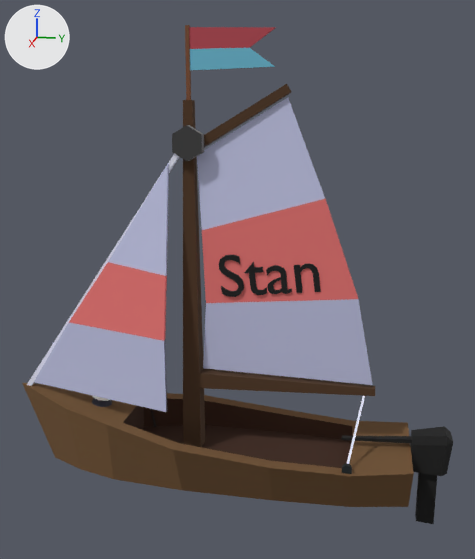
An edit to the FBX model Assets/Art Assets/Meshes/Ships/Final Ships/M_Sailboat_Ship_Stan.fbx, drawn before and after from the same camera.
Before and after are seen from a 50 mm lens placed at (10.3, 2.12, 5.7), pointed at (-0.12, 0.04, 3.09). Every picture has the same lights, and +X, +Y and +Z are marked at upper left. Where no turn or scale is listed for an object, it has been applied to the vertices.

Names of what the first picture shows: 'M_Sailboat_Ship_Stan'.
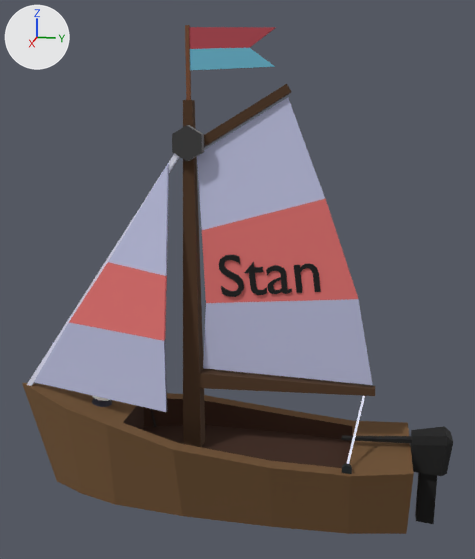
The newer file is also turned or shifted as a whole; pictures and numbers use the older file's frame.

Where the change shows, as pixel boxes [x1, y1, x2, y2] in the pictures (475 x 559 px; the box of a moved part takes in the faces that stretch with it):
'M_Sailboat_Ship_Stan', reshaped: before [22, 25, 453, 524]; after [22, 25, 453, 534]
part 1 of me_mesh_006, moved or reshaped: before [22, 383, 414, 507]; after [22, 383, 414, 534]

The change in detail:
me_mesh_006 has 1019 vertices, 859 faces and spans x -1.23..1.08, y -3.97..3.62, z -0.89..7.06.
me_mesh_006 is used by ob_m_sailboat_ship_stan; location (0.0, 0.0, 0.0).
me_mesh_006 part 1: all 18 vertices in x -0.62..0.62, y -3.41..2.98, z -0.47 are moved by (0.0, 0.0, -0.5).
